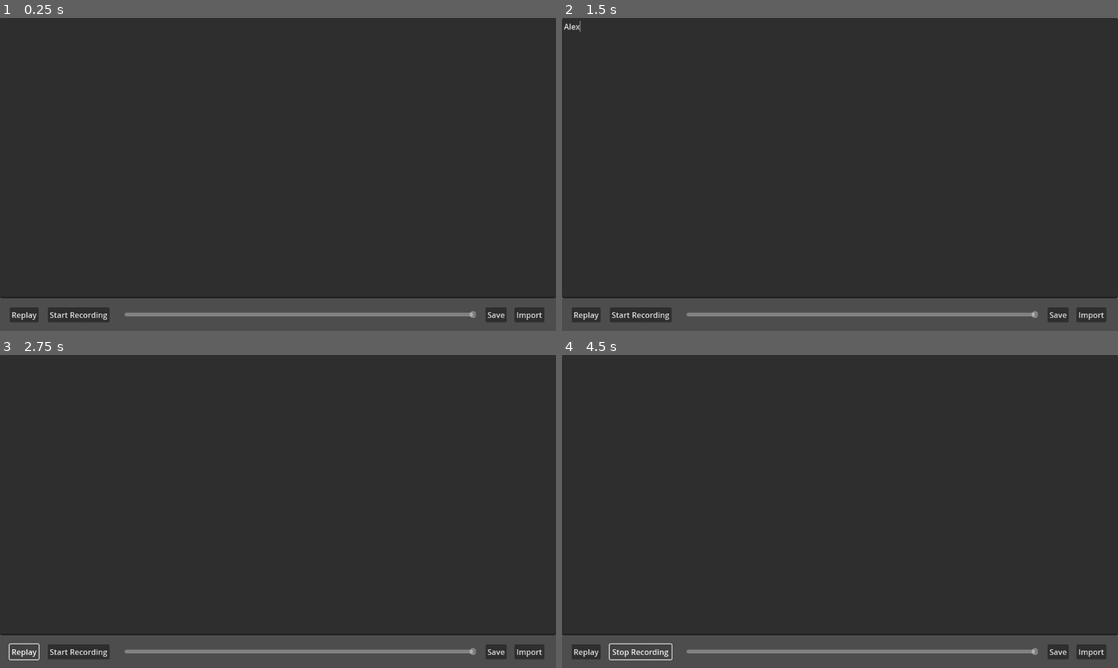
Above: before the commit, frames 1-4 (two rows, left to right).
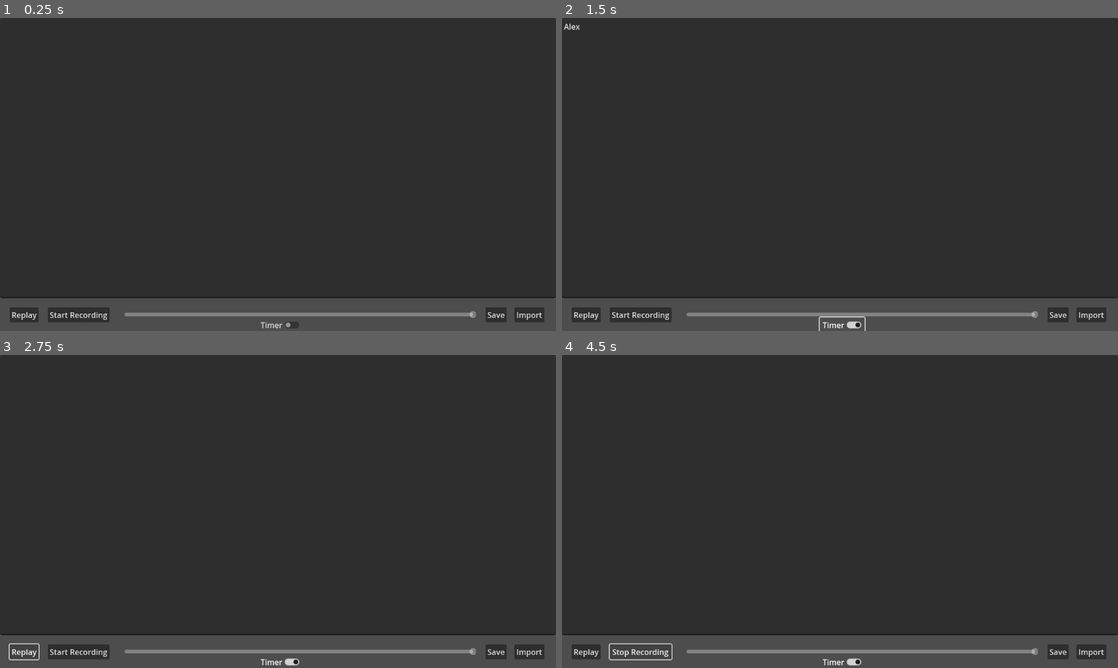
Above: after the commit, the same moments.

Repository: artelephantb/compass-branch
Game: Godot game, scene res://scenes/world.tscn
Same seed, same stepped clock (60 frames per second), same inputs: the game is played once before the commit and once after it.
Inputs (mouse positions are in pixels of both pictures, inside the frame that each line leads up to):
- Up to frame 1 (0.25 s): no input
- Up to frame 2 (1.5 s): click (840, 158) at 0.52 s; type "Alex" at 0.6 s; click (840, 324) at 1.25 s, where only the run after the commit has a clickable "Timer"
- Up to frame 3 (2.75 s): click "Replay" at 2 s
- Up to frame 4 (4.5 s): click "Replay" at 2.75 s; click "Replay" at 3.5 s; click "Start Recording" at 4.25 s

The runs differ from the first frame. In frame 1, less than 0.1% of the frame differs, in the area x 46-54%, y 97-100%; in frame 2, 0.2%, in the area x 0-100%, y 0-100%; in frame 3, 0.1%; in frame 4, 0.1%.

Commit message:
Added timer

Diff:
--- a/scenes/world.tscn
+++ b/scenes/world.tscn
@@ -49,6 +49,13 @@
 offset_bottom = 306.0
 text = "Import"
 
+[node name="PlaysTimerToggle" type="CheckButton" parent="."]
+offset_left = -42.0
+offset_top = 296.0
+offset_right = 51.0
+offset_bottom = 327.0
+text = "Timer"
+
 [node name="ExportDialog" type="FileDialog" parent="."]
 title = "Save Text Recording"
 access = 1
@@ -69,5 +76,6 @@
 [connection signal="pressed" from="RecordButton" to="." method="_on_record_pressed"]
 [connection signal="pressed" from="SaveButton" to="." method="_on_save_pressed"]
 [connection signal="pressed" from="ImportButton" to="." method="_on_import_button_pressed"]
+[connection signal="toggled" from="PlaysTimerToggle" to="." method="_on_plays_timer_toggled"]
 [connection signal="file_selected" from="ExportDialog" to="." method="_on_export_dialog_file_selected"]
 [connection signal="file_selected" from="ImportDialog" to="." method="_on_import_dialog_file_selected"]
--- a/scripts/world.gd
+++ b/scripts/world.gd
@@ -4,11 +4,14 @@
 @onready var frame_slider = $'FrameSlider'
 @onready var replay_button = $'ReplayButton'
 @onready var record_button = $'RecordButton'
+@onready var plays_timer_toggle  = $'PlaysTimerToggle'
 @onready var export_dialog  = $'ExportDialog'
 @onready var import_dialog  = $'ImportDialog'
 
 var text_logs = []
 var timed_text_logs = []
+
+var plays_timer = false
 
 var replaying = false
 
@@ -38,7 +41,11 @@
 		record_button.disabled = false
 
 		record_button.text = 'Stop Recording' if recording else 'Start Recording'
-		wait_frames += 1
+		if recording:
+			wait_frames += 1
+		else:
+			wait_frames = 0
+		print(wait_frames)
 		return
 	replay_button.disabled = true
 	record_button.disabled = true
@@ -47,7 +54,11 @@
 		replaying = false
 		return
 
-	var current_character = text_logs[frame_slider.value + 1]
+	var current_character = ''
+	if plays_timer:
+		current_character = timed_text_logs[frame_slider.value + 1]
+	else:
+		current_character = text_logs[frame_slider.value + 1]
 
 	if typeof(current_character) == TYPE_STRING:
 		text_box.text = current_character
@@ -90,7 +101,7 @@
 
 func _on_export_dialog_file_selected(path: String) -> void:
 	var saved_file = FileAccess.open(path, FileAccess.WRITE)
-	saved_file.store_string(str(text_logs))
+	saved_file.store_string(str([text_logs, timed_text_logs]))
 
 func _on_import_button_pressed() -> void:
 	recording = false
@@ -99,11 +110,22 @@
 
 func _on_import_dialog_file_selected(path: String) -> void:
 	var read_file = FileAccess.open(path, FileAccess.READ)
-	var file_content = read_file.get_as_text()
-	text_logs = str_to_var(file_content)
+	var file_content = str_to_var(read_file.get_as_text())
+	text_logs = file_content[0]
+	timed_text_logs = file_content[1]
+
+	plays_timer = false
+	plays_timer_toggle.toggle_mode = false
 
 	frame_slider.max_value = len(text_logs) - 1
 	frame_slider.editable = true
+
+func _on_plays_timer_toggled(toggled_on: bool) -> void:
+	plays_timer = toggled_on
+	if plays_timer:
+		frame_slider.max_value = len(timed_text_logs) - 1
+	else:
+		frame_slider.max_value = len(text_logs) - 1
 
 func _on_frame_slider_drag_started() -> void:
 	if replaying:
@@ -113,7 +135,12 @@
 	if replaying:
 		return
 
-	var current_character = text_logs[value]
+	var current_character = ''
+	if plays_timer:
+		current_character = timed_text_logs[value]
+	else:
+		current_character = text_logs[value]
+
 	if typeof(current_character) == TYPE_STRING:
 		text_box.text = current_character
 
